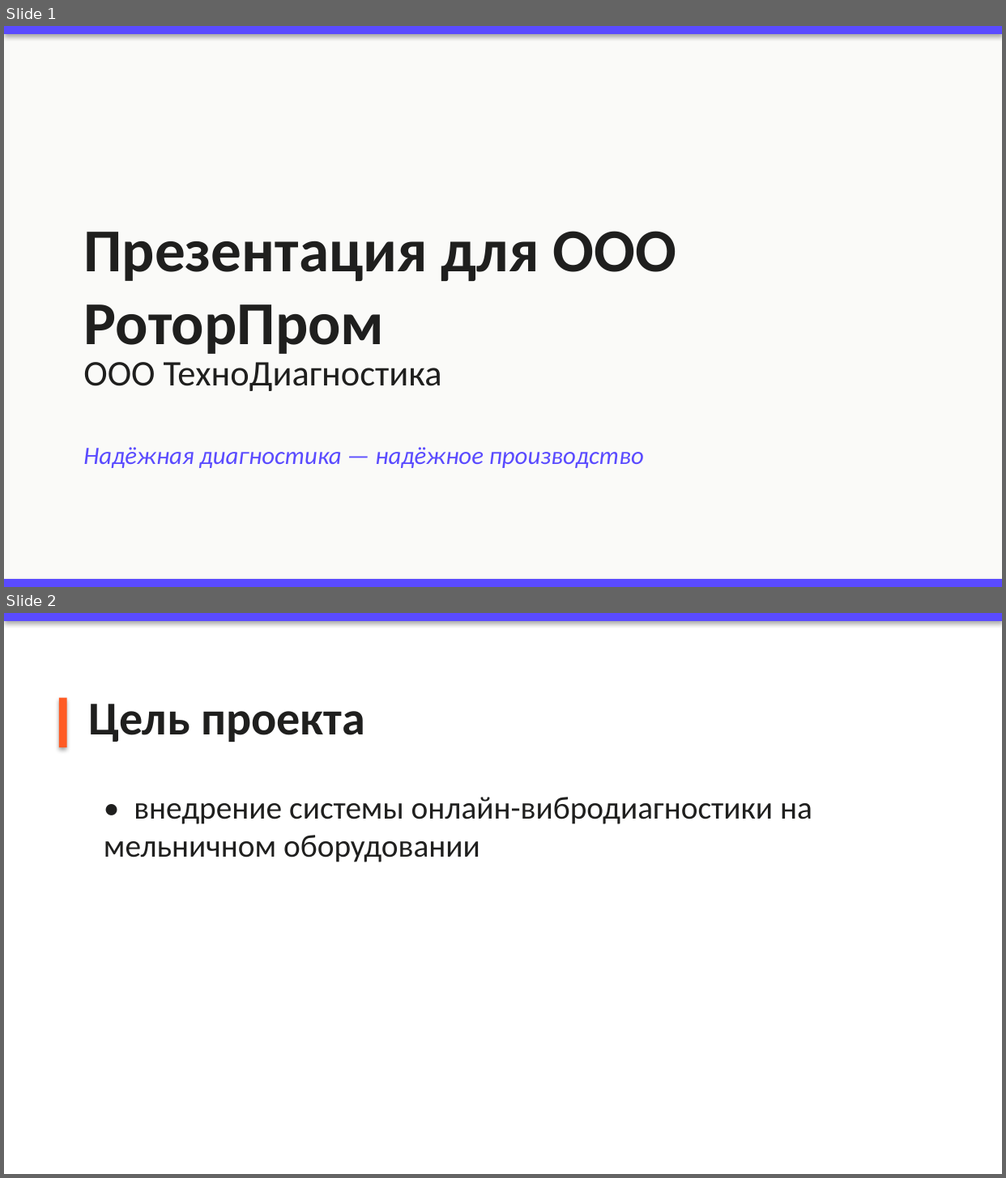
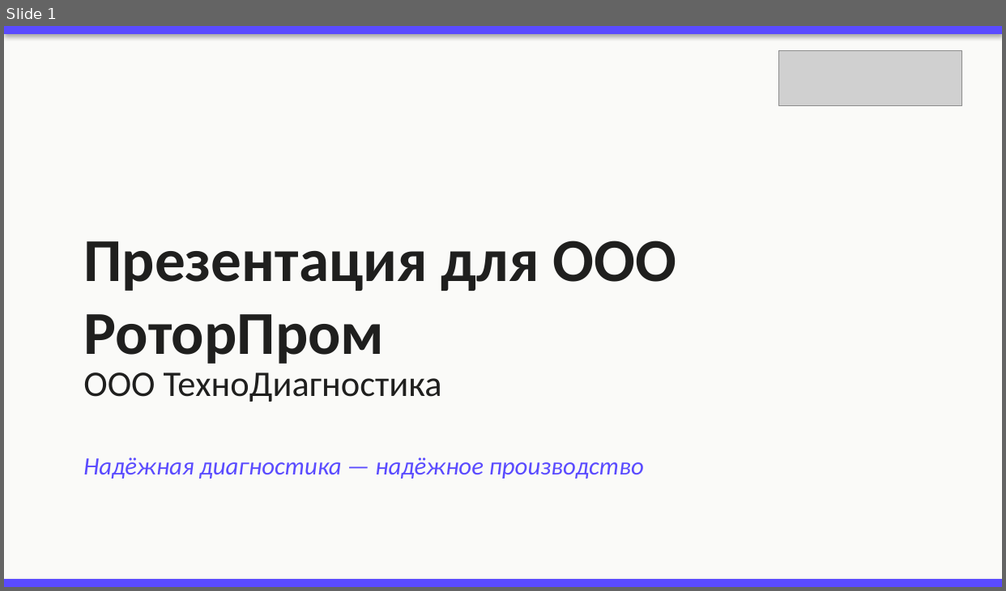
Before and after one commit to Katy-Klochkova/brandmarka, a slide deck: docs/presentation-example.pptx. Shown one above the other, each under a label of ours: slides 1 and 2 before the commit, slide 1 after it. The pictures are 1006x1178 and 1006x591 pixels, drawn with LibreOffice and Linux fonts; fonts in the diff are those of the drawing; grey boxes stand for pictures. Boxes give left, top, right and bottom in pixels: in the first picture for what was removed or moved away, otherwise in the second. Text is boxed around its words. In the diff, an @@ line names an element or a change of style, - is before the commit and + after.

```diff
--- a/docs/presentation-example.pptx
+++ b/docs/presentation-example.pptx
@@ slide 2 removed at <box>4,613,1002,1174</box>, background #FFFFFF @@
@@ rectangle removed at <box>4,613,1002,621</box> @@
@@ rectangle removed at <box>59,698,67,747</box> @@
@@ text removed at <box>88,704,365,742</box> @@
-Цель проекта
@@ text removed at <box>104,797,812,862</box> @@
-• внедрение системы онлайн-вибродиагностики на мельничном оборудовании
@@ slide 1 changed as well @@
@@ background #FFFFFF to #FAFAF8 @@
@@ rectangle removed at <box>4,26,1002,587</box> @@
@@ picture added at <box>779,51,962,106</box> @@
@@ text "Презентация для ООО РоторПром": place and size @@
-text "Презентация для ООО РоторПром" at <box>83,231,677,354</box>
+text "Презентация для ООО РоторПром" at <box>83,241,677,364</box>
@@ text "ООО ТехноДиагностика": place and size @@
-text "ООО ТехноДиагностика" at <box>83,362,442,391</box>
+text "ООО ТехноДиагностика" at <box>83,373,442,402</box>
@@ text "Надёжная диагностика — надёжное производство": place and size @@
-text "Надёжная диагностика — надёжное производство" at <box>83,447,644,468</box>
+text "Надёжная диагностика — надёжное производство" at <box>83,458,644,479</box>
```
Also in this commit, not shown: 2 other slides changed, 1 other slide removed, 14 other files.
